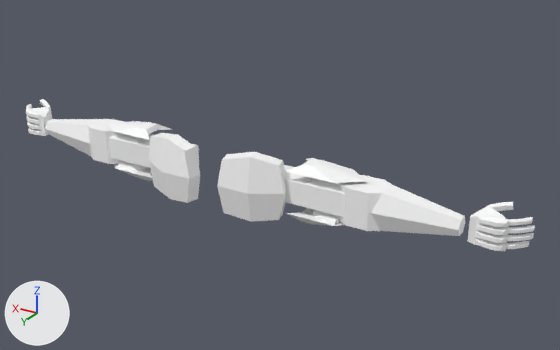
The glTF model blender/finger.glb: old version first, new version second.
Both versions are drawn from a camera (50 mm lens) standing at (-1.346, 1.93, 2.56) and looking at (-0.162, -0.044, 1.573). Arrows for +X, +Y and +Z are at lower left; the lights stay in place. Vertices at the same position are counted once.

The first picture shows 'finger'.
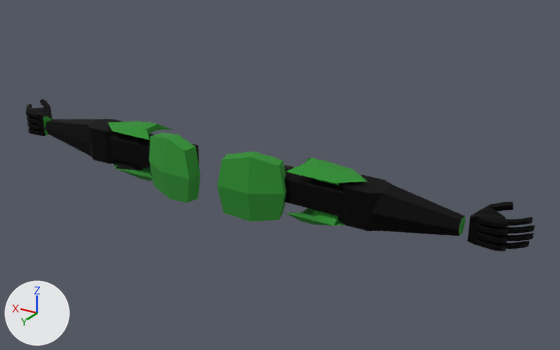
Changed parts and their boxes [x1, y1, x2, y2] in the pictures (560 x 350 px):
'finger', recoloured, surface changed
    both: [26, 99, 535, 252]
part 1 of me_cube_001, recoloured (white to green)
    both: [43, 116, 465, 236]

The change, as a list of edits to the scene's bpy script:
```text
Change mat_metal_1:
    mat_metal_1.base_color: (1.0, 1.0, 1.0) -> (0.0, 0.0, 0.0)  # white #ffffff -> black #000000
    mat_metal_1.metallic: 0.0 -> 0.7
Add mat_metal_2:
    mat_metal_2 = principled_material('metal 2')
    mat_metal_2.base_color = (0.0253, 0.269, 0.0292)  # green #2c8e30
    mat_metal_2.roughness = 1.0
Change me_cube_001:
    where me_cube_001.from_pydata(...)  # 636 vertices, 1208 faces; spans x -0.97..0.97, y -0.06..0.15, z 1.48..1.69
    used by ob_finger; location = (0.0, 0.0, 0.0)
    me_cube_001 part 1: 252 faces spanning x -0.81..0.81, y -0.03..0.15, z 1.48..1.69 switch from mat_metal_1 (white #ffffff) to mat_metal_2 (green #2c8e30)
```
